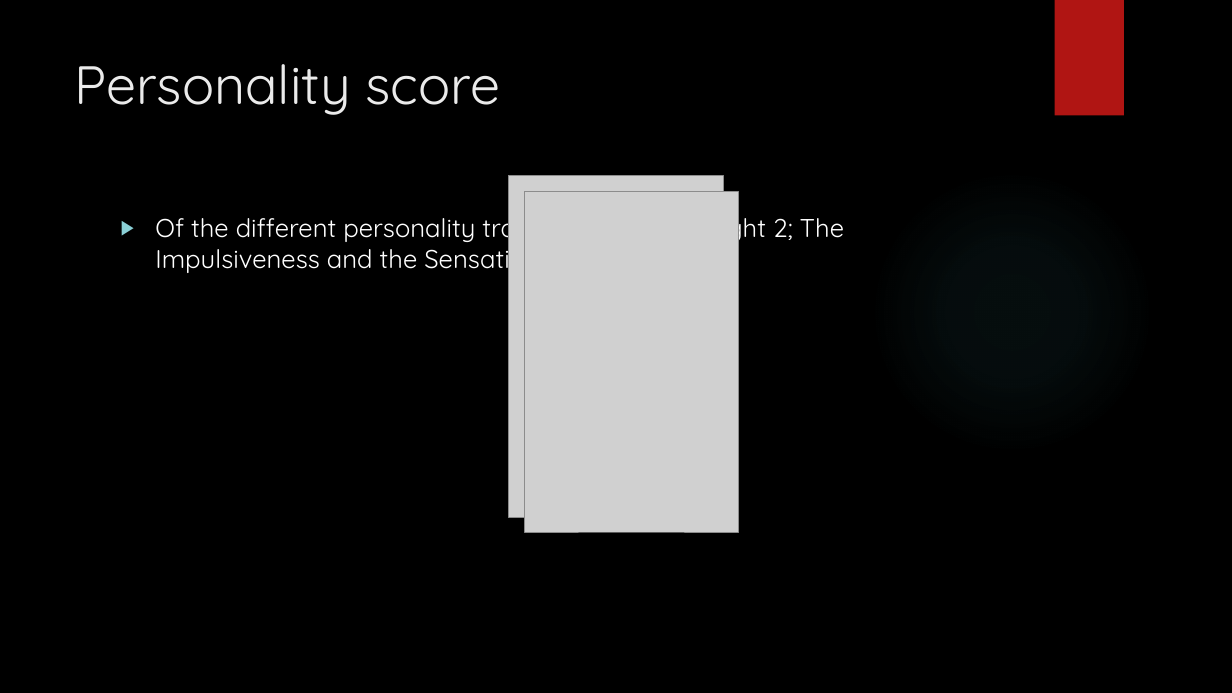
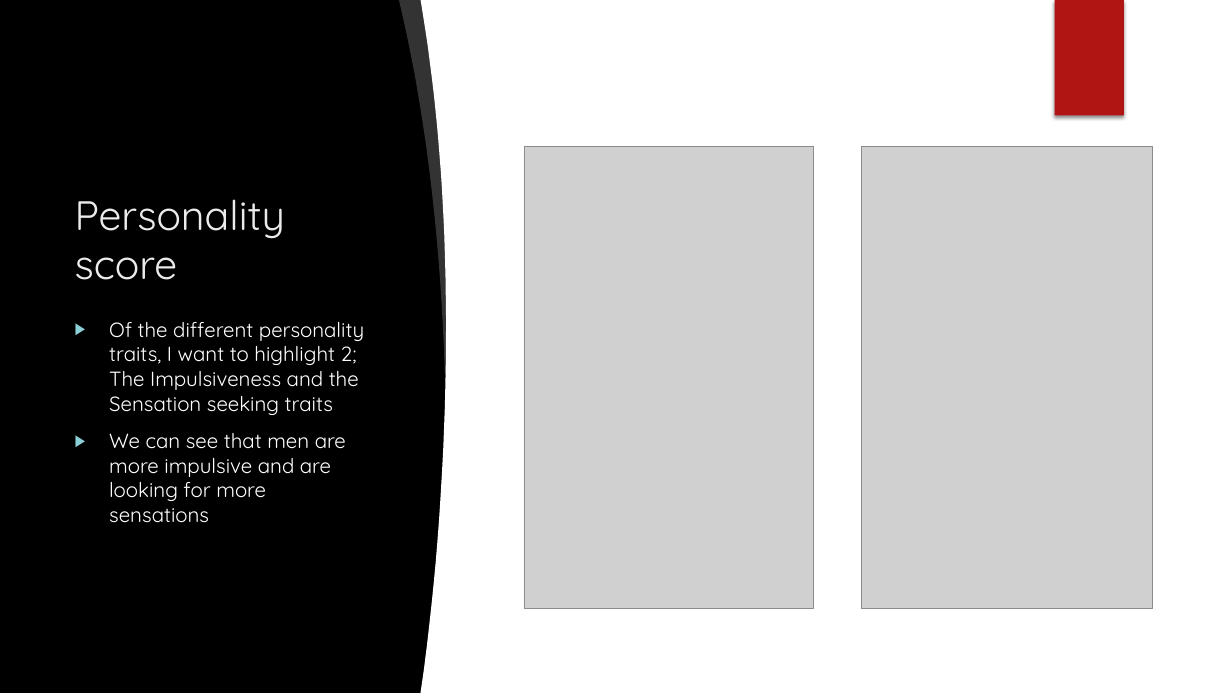
Before and after one commit to FearlessClock/PythonDataAnalyste, a slide deck: slide 9 of Drug consuption Pieter Algera.pptx (slide 6 before the commit). Drawn at 1232x693 pixels with LibreOffice and Linux fonts; fonts in the diff are those of the drawing; grey boxes stand for pictures; background and template pictures are left out. Boxes give left, top, right and bottom in pixels: in the first picture for what was removed or moved away, otherwise in the second. Text is boxed around its words. In the diff, an @@ line names an element or a change of style, - is before the commit and + after.

```diff
--- a/Drug consuption Pieter Algera.pptx
+++ b/Drug consuption Pieter Algera.pptx
@@ freeform shape added at bbox=[399, 0, 456, 375], fill #FFFFFF at 20% opacity @@
@@ freeform shape added at bbox=[421, 0, 557, 693], fill #FFFFFF @@
@@ rectangle added at bbox=[469, 0, 1232, 693], fill #FFFFFF @@
@@ rectangle removed at bbox=[1055, 0, 1124, 116] @@
@@ rectangle added at bbox=[1055, 0, 1124, 116], fill #B01513 @@
@@ title "Personality score": place and size @@
-title "Personality score" at bbox=[75, 64, 500, 115]
+title "Personality score" at bbox=[75, 199, 285, 280]
@@ title "Personality score" at bbox=[75, 199, 285, 280]: size 42 to 32 pt; vertical alignment top to bottom @@
@@ picture: place and size @@
-picture at bbox=[509, 176, 724, 518]
+picture at bbox=[525, 146, 814, 608]
@@ picture: place and size @@
-picture at bbox=[524, 191, 738, 531]
+picture at bbox=[862, 146, 1153, 608]
@@ ellipse removed at bbox=[870, 169, 1154, 454] @@
@@ text "Of the different personality traits, ...": place and size @@
-text "Of the different personality traits, ..." at bbox=[155, 210, 844, 275]
+text "Of the different personality traits, ..." at bbox=[109, 322, 364, 523]
@@ text at bbox=[109, 322, 364, 415]: size 20 to 16 pt in "Of the different personality traits, I want ..." @@
@@ text at bbox=[109, 433, 346, 523]: paragraph added @@
+▶ We can see that men are more impulsive and are looking for more sensations
```
Also in this commit, not shown: 2 other slides changed, 12 slides added, 1 other file.
